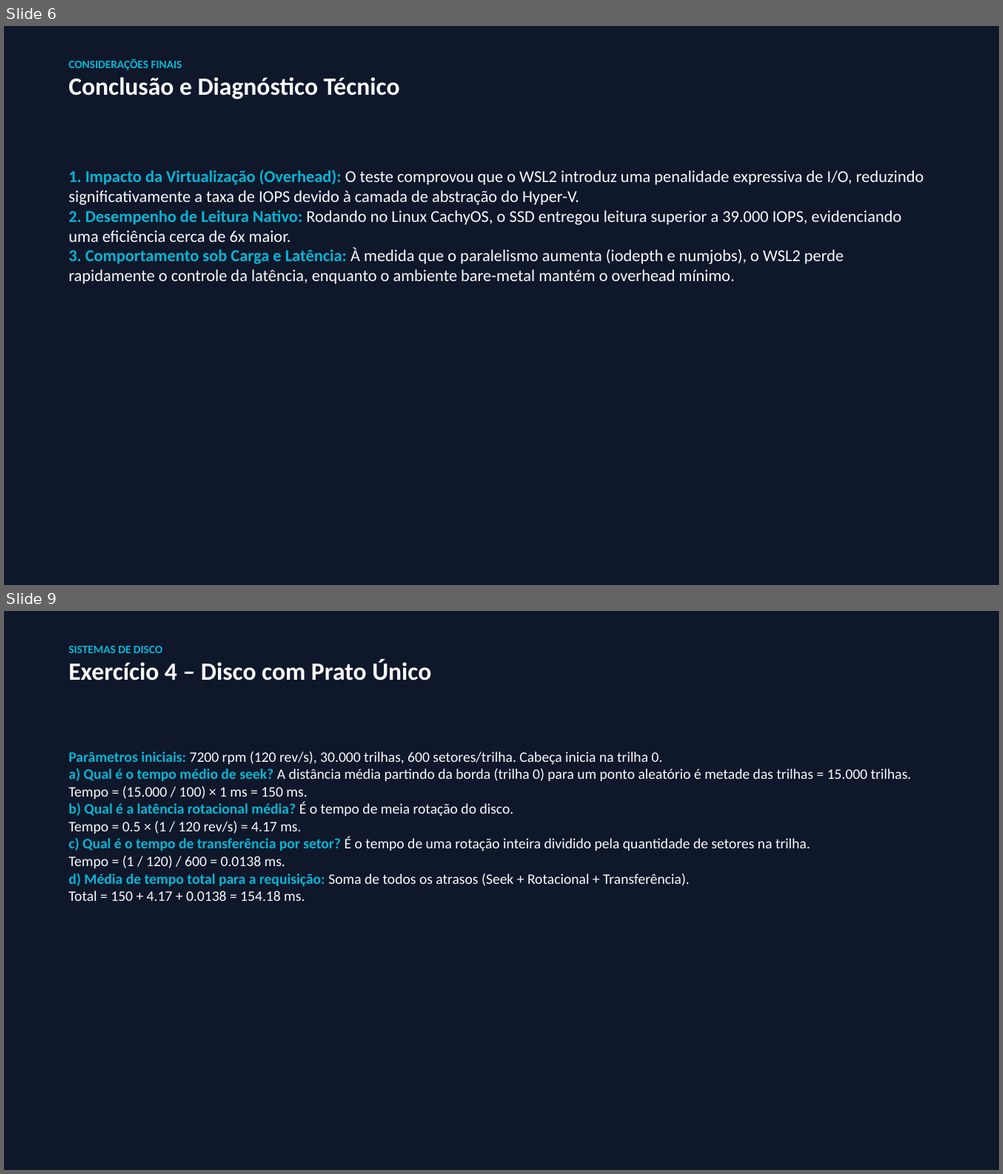
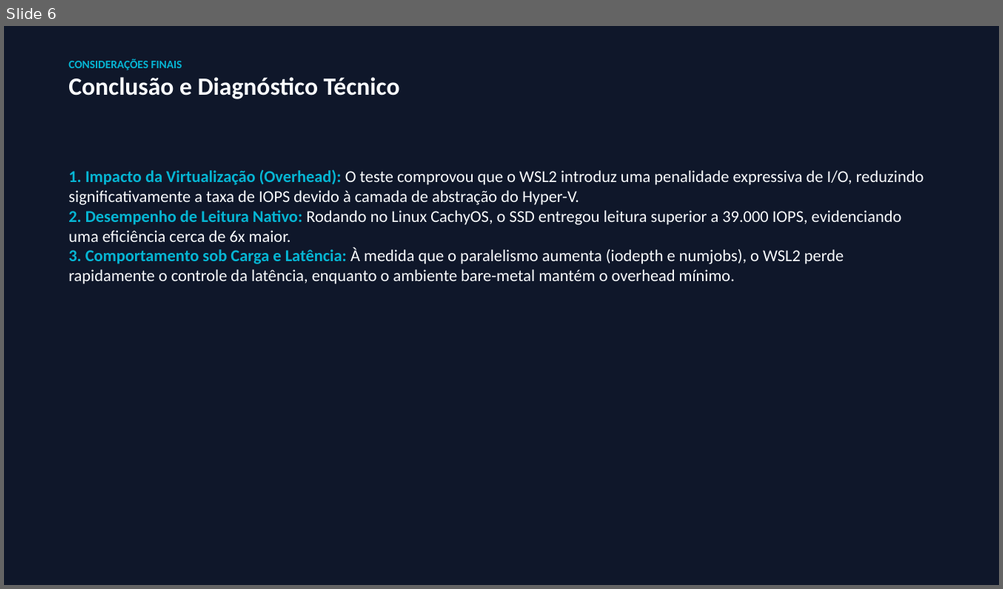
Before and after one commit to Jr-Lopes/trabalhoORI, a slide deck: slides/Cleber_Guilherme_ORI_metricas.pptx. Shown one above the other, each under a label of ours: slides 6 and 9 before the commit, slide 6 after it; the slides between them are not shown. The pictures are 1003x1174 and 1003x589 pixels, drawn with LibreOffice and Linux fonts; fonts in the diff are those of the drawing. Boxes give left, top, right and bottom in pixels: in the first picture for what was removed or moved away, otherwise in the second. Text is boxed around its words. In the diff, an @@ line names an element or a change of style, - is before the commit and + after.

```diff
--- a/slides/Cleber_Guilherme_ORI_metricas.pptx
+++ b/slides/Cleber_Guilherme_ORI_metricas.pptx
@@ slide 9 removed at box(4, 611, 999, 1170), background #0F172A @@
@@ text removed at box(68, 646, 431, 681) @@
-SISTEMAS DE DISCO
-Exercício 4 – Disco com Prato Único
@@ text removed at box(68, 752, 911, 901) @@
-Parâmetros iniciais: 7200 rpm (120 rev/s), 30.000 trilhas, 600 setores/trilha. Cabeça inicia na trilha 0.
-a) Qual é o tempo médio de seek? A distância média partindo da borda (trilha 0) para um ponto aleatório é metade das trilhas = 15.000 trilhas.
-Tempo = (15.000 / 100) × 1 ms = 150 ms.
-b) Qual é a latência rotacional média? É o tempo de meia rotação do disco.
-Tempo = 0.5 × (1 / 120 rev/s) = 4.17 ms.
-c) Qual é o tempo de transferência por setor? É o tempo de uma rotação inteira dividido pela quantidade de setores na trilha.
-Tempo = (1 / 120) / 600 = 0.0138 ms.
-d) Média de tempo total para a requisição: Soma de todos os atrasos (Seek + Rotacional + Transferência).
-Total = 150 + 4.17 + 0.0138 = 154.18 ms.
```
Also in this commit, not shown: 1 slide changed, 3 slides added, 2 other slides removed, 1 other file.
